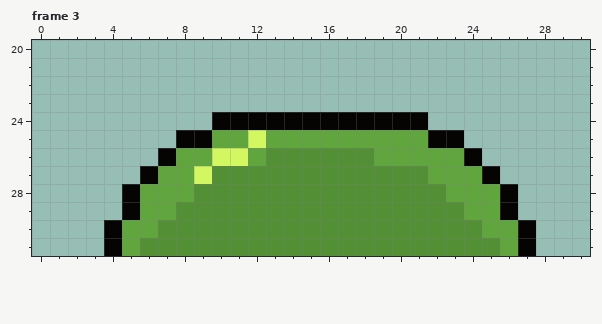
A pixel-art file gets an edit: assets/in_progress_sprites/enemies/slime/jump_north.aseprite. The picture above was drawn from the file before the commit.
32x32 pixels, 5 frames. Shown: frame 3: x 0..30, y 20..31.
The same view after the edit:
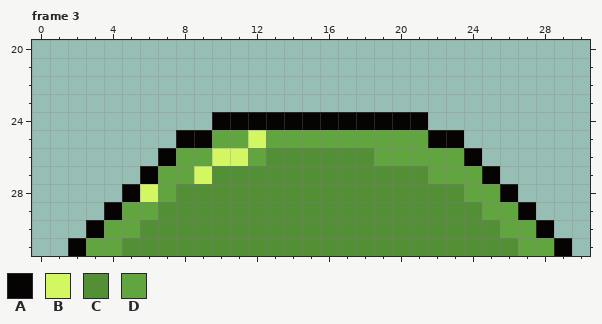
Palette (. is transparent): A #050403  B #d2f760  C #538f35  D #61a53f
Difference:
--- frame 3
@@ x 0..30 @@
 27 ......ADDBCCCCCCCCCCCCDDDA.....
-28 .....ADDDCCCCCCCCCCCCCCDDDA....
-29 .....ADDCCCCCCCCCCCCCCCCDDA....
-30 ....ADDCCCCCCCCCCCCCCCCCCDDA...
-31 ....ADCCCCCCCCCCCCCCCCCCCCDA...
+28 .....ABDCCCCCCCCCCCCCCCCDDA....
+29 ....ADDCCCCCCCCCCCCCCCCCCDDA...
+30 ...ADDCCCCCCCCCCCCCCCCCCCCDDA..
+31 ..ADDCCCCCCCCCCCCCCCCCCCCCCDDA.
